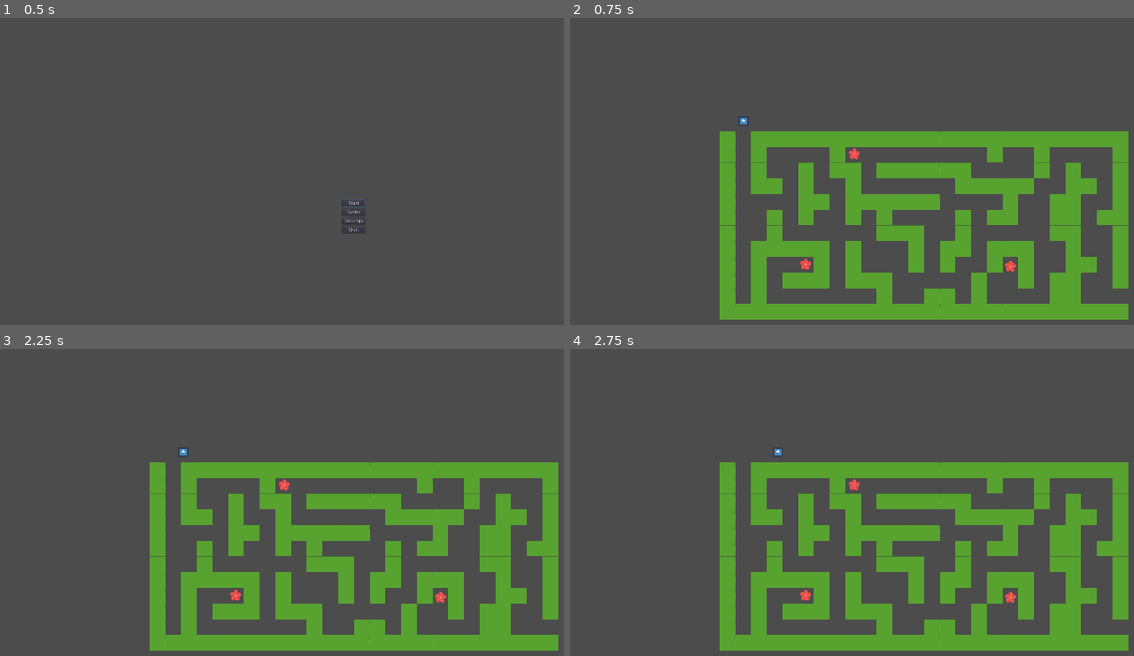
Above: before the commit, frames 1-4 (two rows, left to right).
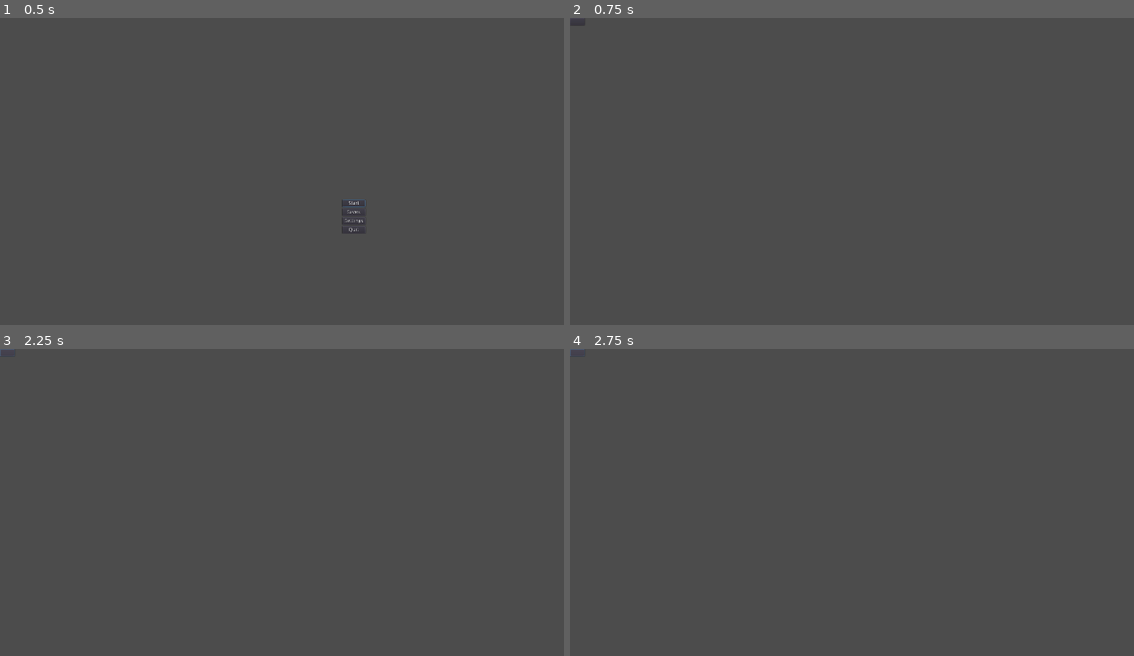
Above: after the commit, the same moments.

Repository: ajayamoorthy/WeddingDisorganizer
Game: Godot game, scene res://UI and Menus/MainMenu.tscn
The game is run twice, just before and just after one commit, with the same random seed, the same clock (stepped at 60 frames per second) and the same inputs. The engine's default icon, where the game draws it, is replaced by a stand-in: a white triangle on a blue panel in a dark square.
Inputs (mouse positions are in pixels of both pictures, inside the frame that each line leads up to):
- Up to frame 1 (0.5 s): no input
- Up to frame 2 (0.75 s): click "Start" at 0.5 s
- Up to frame 3 (2.25 s): click (5, 352) at 1.27 s; tap Enter at 2 s; hold Right (ui_right) from 2.03 s (still down)
- Up to frame 4 (2.75 s): keep holding Right (ui_right)

Frame 1 is identical in both runs. In frame 2, 24% of the frame differs, in the area x 26-100%, y 32-99%; in frame 3, 24%, in the area x 0-100%, y 0-99%; in frame 4, 24%.
Error after the commit: Invalid get index 'OfficeRoom' (on base: 'Array'). (res://Scenes/OfficeRoom.gd:32)

Commit message:
Updated logic for switch scene function
switch scene function is correct logically but need to update "global variables" to godot singletons

Diff:
--- /dev/null
+++ b/Scenes/BudgetingMinigame.tscn
@@ -0,0 +1,11 @@
+[gd_scene format=2]
+
+[node name="BudgetingMinigame" type="Node2D"]
+
+[node name="VBoxContainer" type="VBoxContainer" parent="."]
+margin_right = 40.0
+margin_bottom = 40.0
+
+[node name="Button" type="Button" parent="VBoxContainer"]
+margin_right = 40.0
+margin_bottom = 20.0
--- a/Scenes/OfficeRoom.gd
+++ b/Scenes/OfficeRoom.gd
@@ -9,7 +9,7 @@
 var broom1satisfaction = 0;
 var broom2satisfaction = 0;
 
-var minigames = ["MazeMinigameLevel1", "RhythmMinigame", "DressSelectionMinigame", "DriveToBakeriesMinigame", "SeatingArrangementMinigame"]; #which scenes
+var minigames = ["MazeMinigameLevel1", "RhythmMinigame", "DressSelectionMinigame", "DriveToBakeriesMinigame", "SeatingArrangementMinigame", "BudgetingMinigame", "PlanningMinigame", "OfficeRoom"]; #which scenes
 var minigameOrder = [-1, -1, -1, -1, -1];
 var whichBroomDoesWhat = [-1, -1, -1, -1, -1]; #0 = both, 1 = nic, 2 = chauntal
 var minigameComplete = [0, 0, 0, 0, 0];
@@ -25,7 +25,7 @@
 
 # Called when the node enters the scene tree for the first time.
 func _ready():
-	trigger_minigame(minigames[0]);
+	trigger_minigame(minigames[minigames.size() - 1]);
 	#pass # Replace with function body.
 
 func trigger_minigame(whichMinigame):
@@ -45,3 +45,7 @@
 # Called every frame. 'delta' is the elapsed time since the previous frame.
 #func _process(delta):
 #	pass
+
+
+func _on_ContractConfirmed_pressed():
+	trigger_minigame(minigames[minigames.size() - 3]);
--- a/Scenes/OfficeRoom.tscn
+++ b/Scenes/OfficeRoom.tscn
@@ -4,3 +4,13 @@
 
 [node name="OfficeRoom" type="Node2D"]
 script = ExtResource( 1 )
+
+[node name="VBoxContainer" type="VBoxContainer" parent="."]
+margin_right = 40.0
+margin_bottom = 40.0
+
+[node name="ContractConfirmed" type="Button" parent="VBoxContainer"]
+margin_right = 40.0
+margin_bottom = 20.0
+
+[connection signal="pressed" from="VBoxContainer/ContractConfirmed" to="." method="_on_ContractConfirmed_pressed"]
--- /dev/null
+++ b/Scenes/PlanningMinigame.tscn
@@ -0,0 +1,3 @@
+[gd_scene format=2]
+
+[node name="PlanningMinigame" type="Node2D"]
--- a/UI and Menus/MainMenu.gd
+++ b/UI and Menus/MainMenu.gd
@@ -5,7 +5,7 @@
 	$VBoxContainer/StartButton.grab_focus()
 
 func _on_StartButton_pressed():
-	get_tree().change_scene("res://Scenes/MazeMinigameLevel1.tscn")
+	get_tree().change_scene("res://Scenes/OfficeRoom.tscn")
 
 func _on_Saves_pressed():
 	#get_tree().change_scene("res://Scenes/ [saves scene] ")
